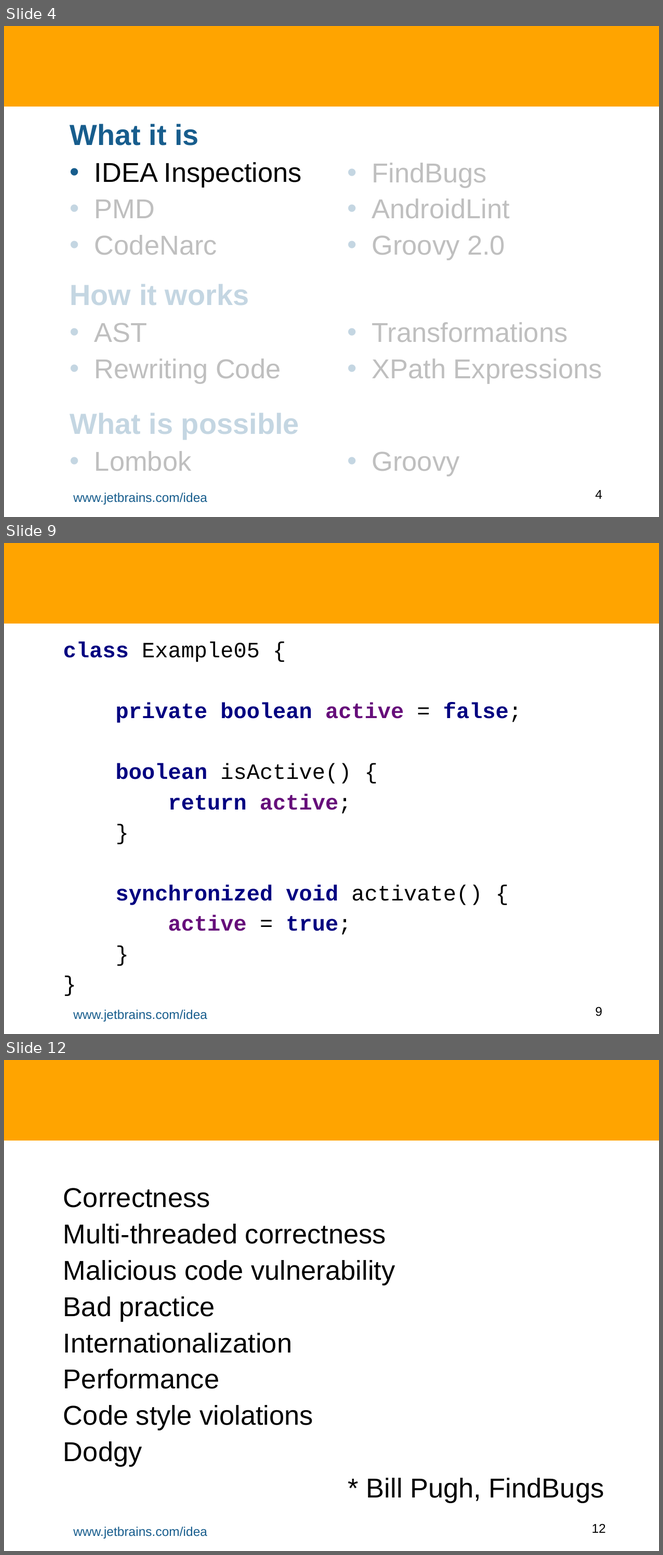
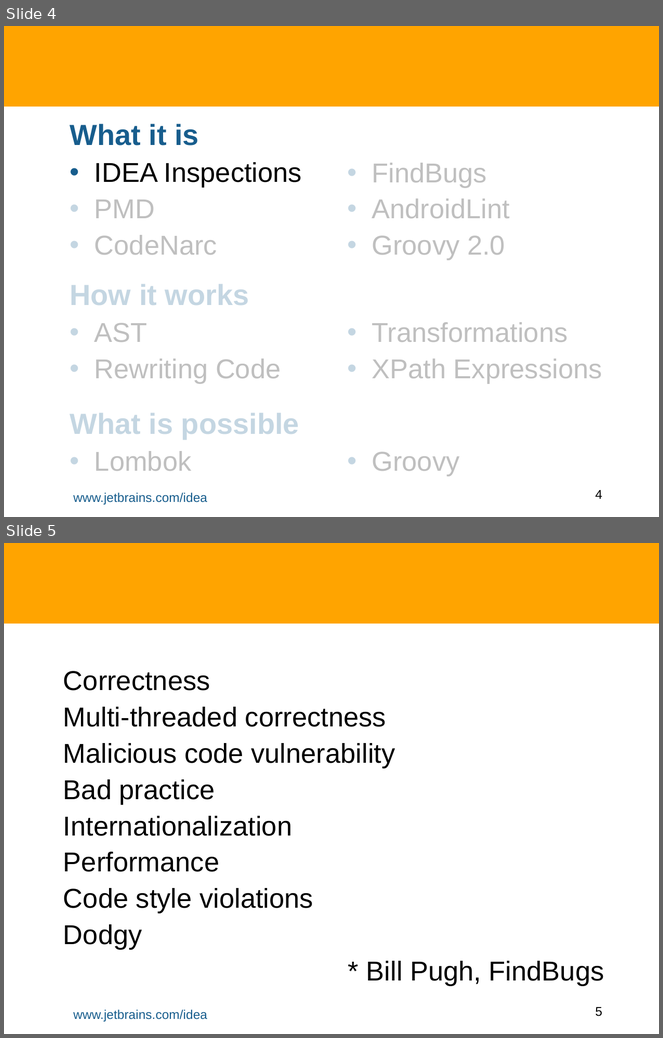
Before and after one commit to HamletDRC/presentations, a slide deck: staticanalysis/StaticAnalysisAndASTTransforms.odp. Shown one above the other, each under a label of ours: slides 4, 9 and 12 before the commit, slides 4 and 5 after it; the slides between them are not shown. The pictures are 663x1555 and 663x1038 pixels, drawn with LibreOffice and Linux fonts; fonts in the diff are those of the drawing; background and template pictures are left out. Boxes give left, top, right and bottom in pixels: in the first picture for what was removed or moved away, otherwise in the second. Text is boxed around its words. In the diff, an @@ line names an element or a change of style, - is before the commit and + after.

```diff
--- a/staticanalysis/StaticAnalysisAndASTTransforms.odp
+++ b/staticanalysis/StaticAnalysisAndASTTransforms.odp
@@ slide 9 removed at (4,543,659,1034), background #FFFFFF; not listed: 3 template elements that a slide beside it also shows @@
@@ subtitle removed at (63,642,522,935) @@
-class Example05 {
-private boolean active = false;
-boolean isActive() {
-return active;
-}
-synchronized void activate() {
-active = true;
-}
-}
@@ what was slide 12 is now slide 5 @@
@@ page number at (595,1007,603,1017): text changed @@
-12
+5
```
Also in this commit, not shown: 7 slides changed, 2 slides added, 8 other slides removed.
